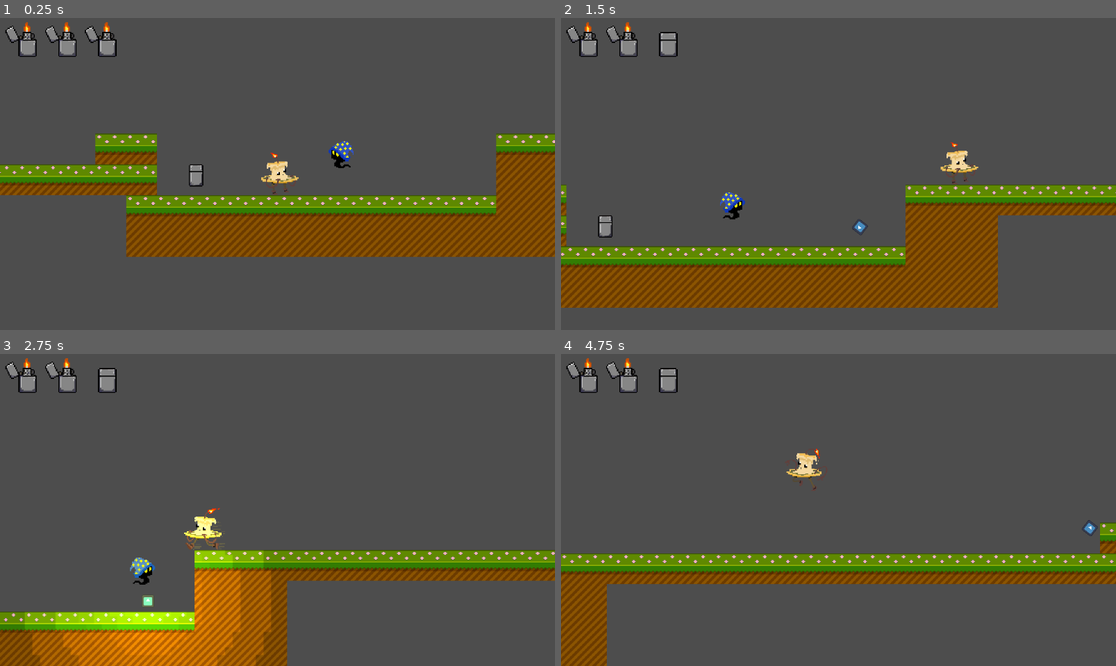
Above: before the commit, frames 1-4 (two rows, left to right).
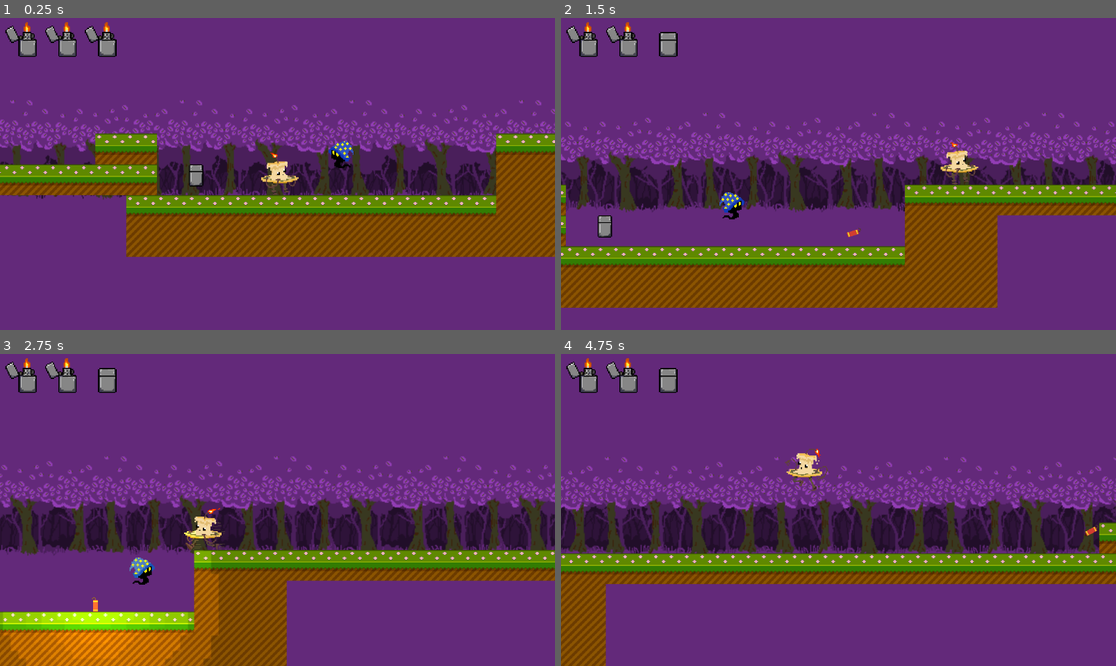
Above: after the commit, the same moments.

Repository: IvanGutierrez0/GameJam2025
Game: Godot game, scene res://Scenes/main.tscn
The game is run twice, just before and just after one commit, with the same random seed, the same clock (stepped at 60 frames per second) and the same inputs. The engine's default icon, where the game draws it, is replaced by a stand-in: a white triangle on a blue panel in a dark square. Sound files missing from this copy of the repository are replaced by a short silence.
Inputs:
- Up to frame 1 (0.25 s): no input
- Up to frame 2 (1.5 s): hold Space (useHab) 0.53-1.28 s; hold D (moveRight) from 0.53 s (still down); tap W (jump) at 0.77 s; tap Space (useHab) at 1.35 s
- Up to frame 3 (2.75 s): tap W (jump) at 1.52 s; release D (moveRight) at 2.03 s; hold A (moveLeft) from 2.03 s (still down); hold Space (useHab) from 2.03 s (still down)
- Up to frame 4 (4.75 s): release A (moveLeft) at 2.78 s; release Space (useHab) at 2.78 s; hold D (moveRight) 2.78-4.28 s; tap Space (useHab) at 2.85, 4.35 s; tap W (jump) at 3.02, 3.77, 4.52 s; hold Space (useHab) 3.53-4.28 s; hold A (moveLeft) from 4.28 s (still down)

The runs differ from the first frame. In frame 1, 77% of the frame differs, in the area x 0-100%, y 0-100%; in frame 2, 78%; in frame 3, 91%; in frame 4, 88%.

Commit message:
Parallax Fixed

Diff:
--- a/Scenes/flashbang.tscn
+++ b/Scenes/flashbang.tscn
@@ -1,7 +1,7 @@
 [gd_scene load_steps=7 format=3 uid="uid://82j0oin4ybe2"]
 
-[ext_resource type="Texture2D" uid="uid://bvhkw14g7u75t" path="res://icon.svg" id="1_t8dmt"]
 [ext_resource type="Script" uid="uid://csv0jvqdyik1i" path="res://Scripts/flashbang.gd" id="1_x1s8y"]
+[ext_resource type="Texture2D" uid="uid://bcpgnw3lxulto" path="res://Sprites/Items/flashbang.png" id="2_rv4xk"]
 [ext_resource type="Texture2D" uid="uid://chtrjhop0jh6d" path="res://Sprites/Items/Flash.png" id="3_rv4xk"]
 
 [sub_resource type="PhysicsMaterial" id="PhysicsMaterial_x1s8y"]
@@ -24,11 +24,12 @@
 script = ExtResource("1_x1s8y")
 
 [node name="Icon" type="Sprite2D" parent="."]
-scale = Vector2(0.1, 0.1)
-texture = ExtResource("1_t8dmt")
+texture_filter = 1
+position = Vector2(0.5, -1)
+texture = ExtResource("2_rv4xk")
 
 [node name="CollisionShape2D" type="CollisionShape2D" parent="."]
-scale = Vector2(0.75, 0.75)
+scale = Vector2(0.5, 0.5)
 shape = SubResource("CapsuleShape2D_t8dmt")
 
 [node name="Timer" type="Timer" parent="."]
@@ -46,6 +47,8 @@
 scale = Vector2(5, 5)
 shape = SubResource("CircleShape2D_rv4xk")
 
+[node name="Speaker" type="AudioStreamPlayer2D" parent="."]
+
 [connection signal="timeout" from="Timer" to="." method="_on_timer_timeout"]
 [connection signal="area_entered" from="FlashedArea" to="." method="_on_flashed_area_area_entered"]
 [connection signal="area_exited" from="FlashedArea" to="." method="_on_flashed_area_area_exited"]
--- a/Scenes/main.tscn
+++ b/Scenes/main.tscn
@@ -6,6 +6,9 @@
 [ext_resource type="PackedScene" uid="uid://5xae681r6vjf" path="res://Scenes/playerCB.tscn" id="3_jjvhh"]
 [ext_resource type="PackedScene" uid="uid://w1eqyqepoxjm" path="res://Scenes/hud.tscn" id="3_kry3j"]
 [ext_resource type="PackedScene" uid="uid://p7arpqugd27f" path="res://Scenes/heartItem.tscn" id="6_21xkr"]
+[ext_resource type="Texture2D" uid="uid://bt0q355rxpfka" path="res://Sprites/Background/bg0.png" id="7_6bp64"]
+[ext_resource type="Texture2D" uid="uid://cmnjp7hoej8to" path="res://Sprites/Background/bg1.png" id="8_ynf5e"]
+[ext_resource type="Texture2D" uid="uid://b3ul1mayoiavb" path="res://Sprites/Background/bg2.png" id="9_hptm8"]
 
 [sub_resource type="TileSetAtlasSource" id="TileSetAtlasSource_jjvhh"]
 texture = ExtResource("3_8gbba")
@@ -35,17 +38,44 @@
 scale = Vector2(1.5, 1.5)
 transform = Transform2D(1.5, 0, 0, 1.5, 0, 0)
 
-[node name="TileMapLayer" type="TileMapLayer" parent="."]
+[node name="Map" type="TileMapLayer" parent="."]
 texture_filter = 1
 tile_map_data = PackedByteArray("AAAJAAgAAAAAAAAAAAAKAAgAAAAAAAAAAAALAAgAAAAAAAAAAAAMAAgAAAAAAAAAAAANAAgAAAAAAAAAAAAOAA …(2080 unchanged characters)…
 tile_set = SubResource("TileSet_kry3j")
 
 [node name="Projectiles" type="Node2D" parent="."]
 
-[node name="HeartItem" parent="." instance=ExtResource("6_21xkr")]
-position = Vector2(360, 231)
-
 [node name="Enemies" type="Node2D" parent="."]
 
 [node name="Mage" parent="Enemies" instance=ExtResource("2_8gbba")]
 position = Vector2(536, 215)
+
+[node name="Items" type="Node2D" parent="."]
+
+[node name="HeartItem" parent="Items" instance=ExtResource("6_21xkr")]
+position = Vector2(360, 231)
+
+[node name="ParallaxBackground" type="ParallaxBackground" parent="."]
+
+[node name="ParallaxLayer0" type="ParallaxLayer" parent="ParallaxBackground"]
+modulate = Color(0.5, 0.5, 0.5, 1)
+motion_scale = Vector2(0.05, 0.05)
+motion_mirroring = Vector2(1024, 0)
+
+[node name="Sprite2D" type="Sprite2D" parent="ParallaxBackground/ParallaxLayer0"]
+texture = ExtResource("7_6bp64")
+
+[node name="ParallaxLayer1" type="ParallaxLayer" parent="ParallaxBackground"]
+modulate = Color(0.75, 0.75, 0.75, 1)
+motion_scale = Vector2(0.1, 0.1)
+motion_mirroring = Vector2(1024, 0)
+
+[node name="Sprite2D" type="Sprite2D" parent="ParallaxBackground/ParallaxLayer1"]
+texture = ExtResource("8_ynf5e")
+
+[node name="ParallaxLayer2" type="ParallaxLayer" parent="ParallaxBackground"]
+motion_scale = Vector2(0.25, 0.25)
+motion_mirroring = Vector2(1024, 0)
+
+[node name="Sprite2D" type="Sprite2D" parent="ParallaxBackground/ParallaxLayer2"]
+texture = ExtResource("9_hptm8")
--- /dev/null
+++ b/Scenes/menu_inicio.tscn
@@ -0,0 +1,96 @@
+[gd_scene load_steps=11 format=3 uid="uid://dcope63frcsnc"]
+
+[ext_resource type="Script" uid="uid://cc82jfird44k8" path="res://Scripts/menu_inicio.gd" id="1_7enhu"]
+[ext_resource type="Texture2D" uid="uid://bplqkdxgwjfk1" path="res://Sprites/Background/fondoju.png" id="2_tb8tw"]
+[ext_resource type="Texture2D" uid="uid://bxvwydn842bbm" path="res://Sprites/Player/Estico.png" id="5_ruvsc"]
+[ext_resource type="Texture2D" uid="uid://datxi8lafxpqk" path="res://Sprites/Player/ChilldeCojones.png" id="5_u1jxb"]
+[ext_resource type="AudioStream" uid="uid://c0vmvc32omab8" path="res://Audio/Music/musicamenu.mp3" id="6_r1ml1"]
+[ext_resource type="Texture2D" uid="uid://cspif7u4hxq0d" path="res://Sprites/UI/jugar.png" id="8_a4grk"]
+[ext_resource type="Script" path="res://Scripts/PlayerMenu.gd" id="8_f0uj6"]
+[ext_resource type="Texture2D" uid="uid://dau77kpplpkhp" path="res://Sprites/UI/salir.png" id="9_tq17b"]
+
+[sub_resource type="SpriteFrames" id="SpriteFrames_vjw3m"]
+animations = [{
+"frames": [{
+"duration": 1.0,
+"texture": ExtResource("5_ruvsc")
+}, {
+"duration": 1.0,
+"texture": ExtResource("5_u1jxb")
+}],
+"loop": true,
+"name": &"Idle",
+"speed": 0.5
+}]
+
+[sub_resource type="ImageTexture" id="ImageTexture_uia3i"]
+
+[node name="Control" type="Control"]
+layout_mode = 3
+anchors_preset = 15
+anchor_right = 1.0
+anchor_bottom = 1.0
+grow_horizontal = 2
+grow_vertical = 2
+script = ExtResource("1_7enhu")
+
+[node name="TextureRect3" type="TextureRect" parent="."]
+texture_filter = 1
+layout_mode = 1
+anchors_preset = -1
+anchor_right = 0.998
+anchor_bottom = 0.983
+offset_left = -213.0
+offset_top = -161.0
+offset_right = 173.304
+offset_bottom = 226.016
+texture = ExtResource("2_tb8tw")
+
+[node name="Player" type="AnimatedSprite2D" parent="TextureRect3"]
+texture_filter = 1
+position = Vector2(902, 692)
+scale = Vector2(8.53907, 8.06641)
+sprite_frames = SubResource("SpriteFrames_vjw3m")
+animation = &"Idle"
+script = ExtResource("8_f0uj6")
+
+[node name="PointLight2D" type="PointLight2D" parent="TextureRect3"]
+position = Vector2(934, 492)
+scale = Vector2(0.0208249, 0.0284786)
+color = Color(0, 1, 1, 0)
+energy = 9.7
+texture = SubResource("ImageTexture_uia3i")
+
+[node name="Jugar" type="TextureButton" parent="."]
+texture_filter = 1
+layout_mode = 1
+anchors_preset = -1
+anchor_left = 0.737
+anchor_top = 0.39
+anchor_right = 0.955
+anchor_bottom = 0.5
+offset_left = 0.976013
+offset_top = -12.72
+offset_right = -0.160034
+offset_bottom = 6.0
+texture_normal = ExtResource("8_a4grk")
+stretch_mode = 0
+
+[node name="Salir" type="TextureButton" parent="."]
+texture_filter = 1
+layout_mode = 1
+anchors_preset = -1
+anchor_left = 0.748
+anchor_top = 0.52
+anchor_right = 0.951
+anchor_bottom = 0.664
+offset_left = 0.303955
+offset_top = 3.03998
+offset_right = 16.448
+offset_bottom = -0.272034
+texture_normal = ExtResource("9_tq17b")
+stretch_mode = 0
+
+[node name="AudioStreamPlayer" type="AudioStreamPlayer" parent="."]
+stream = ExtResource("6_r1ml1")
+autoplay = true
--- a/Scenes/playerCB.tscn
+++ b/Scenes/playerCB.tscn
@@ -8,6 +8,7 @@
 [ext_resource type="Texture2D" uid="uid://datxi8lafxpqk" path="res://Sprites/Player/ChilldeCojones.png" id="4_atkl2"]
 [ext_resource type="Texture2D" uid="uid://q7ko02ogrkjn" path="res://Sprites/Player/PaArriba.png" id="4_i4kcx"]
 [ext_resource type="Texture2D" uid="uid://chtrjhop0jh6d" path="res://Sprites/Items/Flash.png" id="7_4o5y7"]
+[ext_resource type="AudioStream" uid="uid://be0cy7q0g104d" path="res://Audio/Music/gameplay.mp3" id="9_nji1o"]
 
 [sub_resource type="SpriteFrames" id="SpriteFrames_i7csx"]
 animations = [{
@@ -119,7 +120,7 @@
 [node name="Flash" type="AnimatedSprite2D" parent="."]
 visible = false
 texture_filter = 1
-scale = Vector2(2.6, 2.6)
+scale = Vector2(4, 4)
 sprite_frames = SubResource("SpriteFrames_4o5y7")
 animation = &"show"
 autoplay = "show"
@@ -128,22 +129,11 @@
 energy = 0.0
 texture = ExtResource("7_4o5y7")
 
-[node name="ParallaxBackground" type="ParallaxBackground" parent="."]
-
-[node name="ParallaxLayer0" type="ParallaxLayer" parent="ParallaxBackground"]
-
-[node name="Sprite2D" type="Sprite2D" parent="ParallaxBackground/ParallaxLayer0"]
-
-[node name="ParallaxLayer1" type="ParallaxLayer" parent="ParallaxBackground"]
-
-[node name="Sprite2D" type="Sprite2D" parent="ParallaxBackground/ParallaxLayer1"]
-
-[node name="ParallaxLayer2" type="ParallaxLayer" parent="ParallaxBackground"]
-
-[node name="Sprite2D" type="Sprite2D" parent="ParallaxBackground/ParallaxLayer2"]
-
 [node name="Speaker" type="AudioStreamPlayer2D" parent="."]
 position = Vector2(0, 1)
+stream = ExtResource("9_nji1o")
+autoplay = true
+parameters/looping = false
 
 [node name="Listener" type="AudioListener2D" parent="."]
 
--- /dev/null
+++ b/Scripts/PlayerMenu.gd
@@ -0,0 +1,7 @@
+extends AnimatedSprite2D
+
+
+# Called when the node enters the scene tree for the first time.
+func _ready():
+	animation = "Idle"
+	play()
--- a/Scripts/main.gd
+++ b/Scripts/main.gd
@@ -5,6 +5,8 @@
 
 func _ready() -> void:
 	hud = get_node("./Player/HUD")
+	$ParallaxBackground.offset.x = 2 * $Player.position.x
+	$ParallaxBackground.offset.y = 1.5 * $Player.position.y
 
 func _process(delta: float) -> void:
 	pass
--- /dev/null
+++ b/Scripts/menu_inicio.gd
@@ -0,0 +1,35 @@
+extends Control
+
+func _ready():
+	# Iniciar música
+	var musica = $AudioStreamPlayer
+	musica.play()
+	musica.finished.connect(_on_musica_finished)
+
+	# Conectar botones
+	var btn_jugar = get_node("Jugar")
+	var btn_salir = get_node("Salir")
+
+	if btn_jugar:
+		btn_jugar.pressed.connect(_on_jugar_pressed)
+	else:
+		print("No se encontró el botón Jugar")
+
+	if btn_salir:
+		btn_salir.pressed.connect(_on_salir_pressed)
+	else:
+		print("No se encontró el botón Salir")
+
+
+func _on_jugar_pressed():
+	print("¡Botón JUGAR pulsado!")
+	get_tree().change_scene_to_file("res://escena_principal.tscn")
+
+
+func _on_salir_pressed():
+	print("¡Botón SALIR pulsado!")
+	get_tree().quit()
+
+
+func _on_musica_finished():
+	$AudioStreamPlayer.play()
--- a/Scripts/player_cb.gd
+++ b/Scripts/player_cb.gd
@@ -24,7 +24,6 @@
 	main = get_node("../")
 	$AnimatedSprite2D.flip_h = true
 	$Flash.hide()
-	#$ParallaxBackground.offset =
 
 func _physics_process(delta: float) -> void:
 	if not is_on_floor():
Not shown, added: Audio/Music/gameplay.mp3.import
Not shown, added: Audio/Music/musicamenu.mp3.import
Not shown: 1 places in Scenes/main.tscn that only renumber resources
Not shown: 1 places in Scenes/playerCB.tscn that only renumber resources
Not shown, added: Scripts/menu_inicio.gd.uid
Binary file changed: Sprites/Background/bg1.png
Binary file changed: Sprites/Background/bg2.png
Binary file added: Sprites/Background/fondoju.png
Not shown, added: Sprites/Background/fondoju.png.import
Binary file added: Sprites/Items/flashbang.png
Not shown, added: Sprites/Items/flashbang.png.import
Binary file added: Sprites/UI/jugar.png
(and 5 more such lines)
